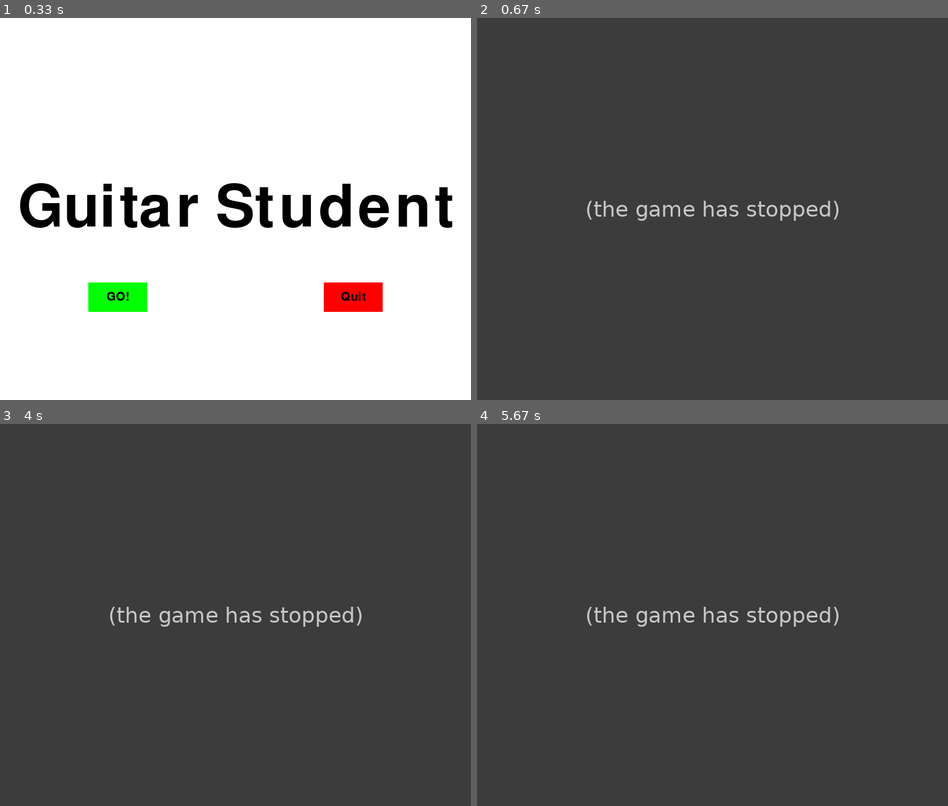
Above: before the commit, frames 1-4 (two rows, left to right).
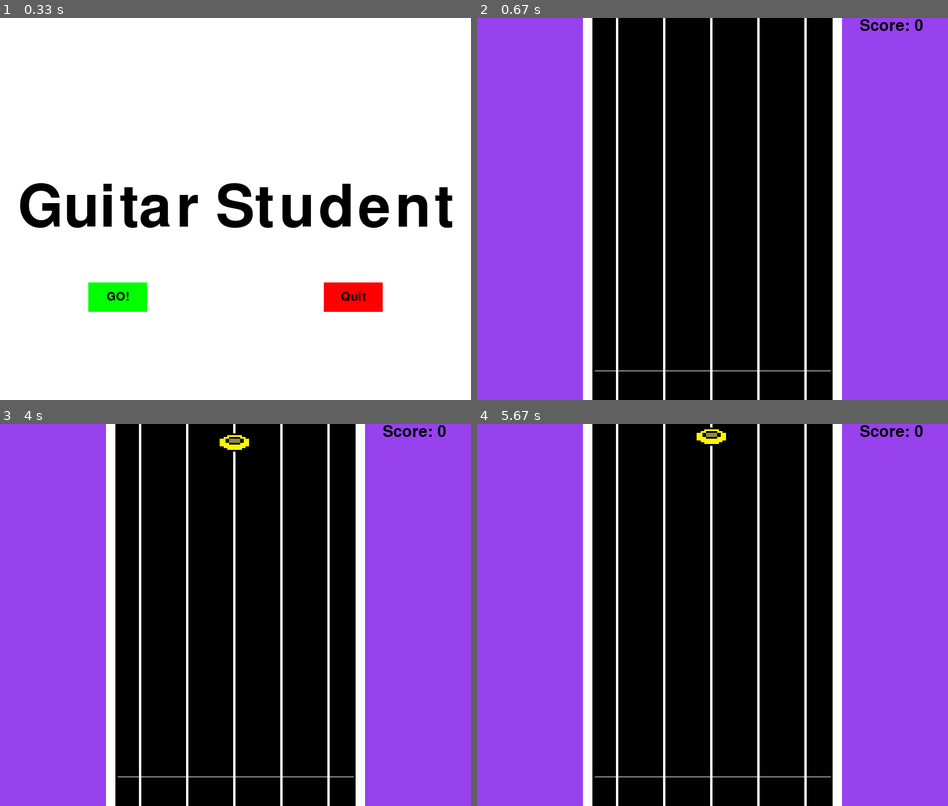
Above: after the commit, the same moments.

Repository: claraluques/projeto-dsoft
Game: pygame game, started from clara_tentando.py
Same seed, same stepped clock (60 frames per second), same inputs: the game is played once before the commit and once after it.
Inputs (mouse positions are in pixels of both pictures, inside the frame that each line leads up to):
- Up to frame 1 (0.33 s): no input
- Up to frame 2 (0.67 s): press the mouse at (594, 296) at 0.37 s; move the mouse to (674, 296) at 0.47 s; release the mouse at (759, 293) at 0.6 s
- Up to frame 3 (4 s): hold T 0.67-1.13 s; hold Up 0.67-1.13 s; move the mouse to (89, 557) at 0.7 s; hold R 1.17-1.63 s; hold Up 1.17-1.63 s; tap S at 2.67 s
- Up to frame 4 (5.67 s): hold Up 4-4.47 s; tap S at 5.23 s

Frame 1 is identical in both runs. In frame 2, 100% of the frame differs, in the area x 0-100%, y 0-100%; in frame 3, 100%; in frame 4, 100%.
Error before the commit: AttributeError: type object 'musicas' has no attribute 'audio1' (clara_tentando.py line 221); the game stopped at 0.47 s (later frames are placeholders)

Commit message:
nao lembro o que mudei... Mas agora temos som de erro no missed

Diff:
--- a/clara_tentando.py
+++ b/clara_tentando.py
@@ -9,32 +9,38 @@
     if d1 < 5:
         print('PERFECT')
         Perfect(650,100)
+#        y = random.randrange(-600,0)
         score +=3
         print("SCORE: {0}".format(score))
+
     elif d1 < 15:
         print ("VERY GOOD")
         score += 2
         print("SCORE: {0}".format(score))
+#        y =random.randrange(-600,0)
     elif d1 < 25:
         print ("GOOD")
         score += 1
         print("SCORE: {0}".format(score))
+#        y = random.randrange(-600,0)
     elif d1 < 100:
+        m.erro(pygame)
         print("MISSED")
 
+
     return (score)
 
-
-
 pygame.init()
 
 pygame.mixer.init(44100, -16,2,2048)
-
-
-#pygame.mixer.music.load('baile.mp3')
+chan1 = pygame.mixer.find_channel()
+
+chan2 = pygame.mixer.find_channel()
+
+#pygame.mixer.music.load(m.audio1())
+
 display_width = 800
 display_height = 650
-
 
 blue = (0,0,255)
 bright_blue = (0,0,200)
@@ -47,7 +53,7 @@
 bright_green = (0,200,0)
 
 gameDisplay = pygame.display.set_mode((display_width, display_height))
-pygame.display.set_caption(('Bolinha descendo!'))
+pygame.display.set_caption(('Guitar Student!'))
 clock = pygame.time.Clock()
 crashed = False
 
@@ -55,7 +61,6 @@
 
 guitarraImg = pygame.image.load('guitarra.png')
 guitarraImg = pygame.transform.scale(guitarraImg, (800,650))
-
 
 pause = False
 
@@ -67,11 +72,9 @@
 #
 #    botoes.append(botaoImg)
 
-
 PerfectImg = pygame.image.load('Perfect.sprite.png')
 PerfectImg = pygame.transform.scale(PerfectImg, (100,100))
 
-
 #bot1Img = pygame.image.load('botao1.png')
 #bot1Img = pygame.transform.scale(bot1Img, (100,100))
 #
@@ -86,9 +89,6 @@
 #
 #bot5Img = pygame.image.load('botao5.png')
 #bot5Img = pygame.transform.scale(bot5Img, (100,100))
-#
-##def bot(i, x, y):
-##    gameDisplay.blit(botoes[i], (x,y))
 #
 #def bot1(x, y1):
 #    gameDisplay.blit(bot1Img,(x,y1))
@@ -110,12 +110,15 @@
     text = font.render("Score: "+str(count), True, black)
     gameDisplay.blit(text,(650,0))
 
+
 def Perfect(x, y):
     gameDisplay.blit(PerfectImg ,(650, 200))
+
 
 def text_objects(text, font):
     textSurface = font.render(text, True, black)
     return textSurface, textSurface.get_rect()
+
 
 def button(msg,x,y,w,h,ic,ac,action):
     mouse = pygame.mouse.get_pos()
@@ -129,8 +132,6 @@
     else:
         pygame.draw.rect(gameDisplay, ic,(x,y,w,h))
 
-
-
     smallText = pygame.font.Font("freesansbold.ttf",20)
     textSurf, textRect = text_objects(msg, smallText)
     textRect.center = ( (x+(w/2)), (y+(h/2)) )
@@ -140,6 +141,7 @@
     global intro, escolha
     escolha = "Sair"
     intro = False
+
 
 def sair_jogo2():
     pygame.quit()
@@ -204,30 +206,23 @@
         clock.tick(15)
 
 
-
-
 def loop_jogo():
     global intro, escolha
     escolha = "Go"
     intro = False
 
+
 def loop_jogo2():
-
     ganhou = False
 
-#    pygame.mixer.music.play(0)
-#    pygame.mixer.music.set_volume(0.2)
-
-    m.audio1(pygame)
-
-    musica1 = m.musica1()
+    musica1 = m.musica1(pygame)
+
     listay1 = musica1[0]
     listay2 = musica1[1]
     listay3 = musica1[2]
     listay4 = musica1[3]
     listay5 = musica1[4]
 
-
     x = (190)
 
     #y1 =random.randrange(-600,0)
@@ -235,16 +230,11 @@
     #y3 =random.randrange(-600,0)
     #y4 =random.randrange(-600,0)
     #y5 =random.randrange(-600,0)
+
     y_change = 5
-
-
-
-
-
 
     #xacerto1 = display_height*0.8
     #xacerto2 = display_height
-
 
     score = 0
 
@@ -258,7 +248,6 @@
         gameDisplay.fill(purple)
         gameDisplay.blit(guitarraImg, (0, 0))
         pygame.draw.line(gameDisplay, white ,[200,600], [600,600], 1)
-
 
         Score(score)
 
@@ -268,31 +257,27 @@
             listay1[i] += y_change
         for i in range (len(listay2)):
             y2 = listay2[i]
-            bot2(x, y2)
+            t.tecla2(x, y2, gameDisplay)
             listay2[i] += y_change
         for i in range (len(listay3)):
             y3 = listay3[i]
-            bot3(x, y3)
+            t.tecla3(x, y3, gameDisplay)
             listay3[i] += y_change
         for i in range (len(listay4)):
             y4 = listay4[i]
-            bot4(x, y4)
+            t.tecla4(x, y4, gameDisplay)
             listay4[i] += y_change
         for i in range (len(listay5)):
             y5 = listay5[i]
-            bot5(x, y5)
+            t.tecla5(x, y5, gameDisplay)
             listay5[i] += y_change
-
-
 
         for event in pygame.event.get():
             if event.type == pygame.QUIT:
                 crashed = True
-
             if event.type == pygame.KEYDOWN:
                 if event.key == pygame.K_s:
                     y_change = 5
-
                 elif event.key == pygame.K_UP:
                     y_change = -5
 
@@ -311,12 +296,12 @@
                         y3 = listay3[i]
                         score = process_key(y3, score)
 
-                elif event.key == pygame.K_t:
+                elif event.key == pygame.K_r:
                     for i in range (len(listay4)):
                         y4 = listay4[i]
                         score = process_key(y4, score)
 
-                elif event.key == pygame.K_y:
+                elif event.key == pygame.K_t:
                     for i in range (len(listay5)):
                         y5 = listay5[i]
                         score = process_key(y5, score)
@@ -324,20 +309,15 @@
                     pause = True
                     paused()
 
-
             if event.type == pygame.KEYUP:
                 if event.key == pygame.K_DOWN or event.key == pygame.K_UP:
                     y_change = 0
-
-
 
     #    bot1(x, y1)
     #    bot2(x, y2)
     #    bot3(x, y3)
     #    bot4(x, y4)
     #    bot5(x, y5)
-
-
 
     #    if y1 > display_height:
     #        y1 = random.randrange(-200,0)
@@ -362,6 +342,7 @@
         pygame.display.update()
         clock.tick(60)
         frames += 1
+
 game_intro()
 pygame.quit()
 quit()
--- a/classe_musicas.py
+++ b/classe_musicas.py
@@ -1,4 +1,9 @@
 class musicas:
+    def erro(pygame):
+        sound = pygame.mixer.Sound("erro.ogg")
+        sound.set_volume(0.4)
+        sound.play(loops = 0)
+
     def musica1(pygame):
         pygame.mixer.music.load('baile.mp3')
         pygame.mixer.music.play(0)
--- a/classe_teclas.py
+++ b/classe_teclas.py
@@ -21,7 +21,8 @@
         tecla4Img = pygame.transform.scale(tecla4Img, (100,100))
         gameDisplay.blit(tecla4Img,(x+236 , y4))
 
-    def tecla5(x, y5, gameDisplay):
+    def tecla5(x, y5, gameDisplay
+    ):
         tecla5Img = pygame.image.load('botao5.png')
         tecla5Img = pygame.transform.scale(tecla5Img, (100,100))
         gameDisplay.blit(tecla5Img,(x+316 , y5))
--- a/pygame tutorial.py
+++ b/pygame tutorial.py
@@ -24,7 +24,9 @@
         print("SCORE: {0}".format(score))
 #        y = random.randrange(-600,0)
     elif d1 < 100:
+        m.erro(pygame)
         print("MISSED")
+    elif y > 550:
 
     return (score)
 
@@ -35,7 +37,6 @@
 
 display_width = 800
 display_height = 650
-
 
 blue = (0,0,255)
 bright_blue = (0,0,200)
@@ -57,7 +58,6 @@
 guitarraImg = pygame.image.load('guitarra.png')
 guitarraImg = pygame.transform.scale(guitarraImg, (800,650))
 
-
 pause = False
 
 #botoes = []
@@ -68,10 +68,8 @@
 #
 #    botoes.append(botaoImg)
 
-
 PerfectImg = pygame.image.load('Perfect.sprite.png')
 PerfectImg = pygame.transform.scale(PerfectImg, (100,100))
-
 
 #bot1Img = pygame.image.load('botao1.png')
 #bot1Img = pygame.transform.scale(bot1Img, (100,100))
@@ -108,12 +106,15 @@
     text = font.render("Score: "+str(count), True, black)
     gameDisplay.blit(text,(650,0))
 
+
 def Perfect(x, y):
     gameDisplay.blit(PerfectImg ,(650, 200))
+
 
 def text_objects(text, font):
     textSurface = font.render(text, True, black)
     return textSurface, textSurface.get_rect()
+
 
 def button(msg,x,y,w,h,ic,ac,action):
     mouse = pygame.mouse.get_pos()
@@ -127,8 +128,6 @@
     else:
         pygame.draw.rect(gameDisplay, ic,(x,y,w,h))
 
-
-
     smallText = pygame.font.Font("freesansbold.ttf",20)
     textSurf, textRect = text_objects(msg, smallText)
     textRect.center = ( (x+(w/2)), (y+(h/2)) )
@@ -138,6 +137,7 @@
     global intro, escolha
     escolha = "Sair"
     intro = False
+
 
 def sair_jogo2():
     pygame.quit()
@@ -202,21 +202,15 @@
         clock.tick(15)
 
 
-
-
 def loop_jogo():
     global intro, escolha
     escolha = "Go"
     intro = False
 
+
 def loop_jogo2():
-
     ganhou = False
 
-#    pygame.mixer.music.play(0)
-#    pygame.mixer.music.set_volume(0.3)
-#
-#    m.audio1(pygame)
     musica1 = m.musica1(pygame)
     listay1 = musica1[0]
     listay2 = musica1[1]
@@ -224,7 +218,6 @@
     listay4 = musica1[3]
     listay5 = musica1[4]
 
-
     x = (190)
 
     #y1 =random.randrange(-600,0)
@@ -232,16 +225,11 @@
     #y3 =random.randrange(-600,0)
     #y4 =random.randrange(-600,0)
     #y5 =random.randrange(-600,0)
+
     y_change = 5
-
-
-
-
-
 
     #xacerto1 = display_height*0.8
     #xacerto2 = display_height
-
 
     score = 0
 
@@ -255,7 +243,6 @@
         gameDisplay.fill(purple)
         gameDisplay.blit(guitarraImg, (0, 0))
         pygame.draw.line(gameDisplay, white ,[200,600], [600,600], 1)
-
 
         Score(score)
 
@@ -280,16 +267,12 @@
             t.tecla5(x, y5, gameDisplay)
             listay5[i] += y_change
 
-
-
         for event in pygame.event.get():
             if event.type == pygame.QUIT:
                 crashed = True
-
             if event.type == pygame.KEYDOWN:
                 if event.key == pygame.K_s:
                     y_change = 5
-
                 elif event.key == pygame.K_UP:
                     y_change = -5
 
@@ -308,12 +291,12 @@
                         y3 = listay3[i]
                         score = process_key(y3, score)
 
-                elif event.key == pygame.K_t:
+                elif event.key == pygame.K_r:
                     for i in range (len(listay4)):
                         y4 = listay4[i]
                         score = process_key(y4, score)
 
-                elif event.key == pygame.K_y:
+                elif event.key == pygame.K_t:
                     for i in range (len(listay5)):
                         y5 = listay5[i]
                         score = process_key(y5, score)
@@ -321,19 +304,15 @@
                     pause = True
                     paused()
 
-
             if event.type == pygame.KEYUP:
                 if event.key == pygame.K_DOWN or event.key == pygame.K_UP:
                     y_change = 0
-
 
     #    bot1(x, y1)
     #    bot2(x, y2)
     #    bot3(x, y3)
     #    bot4(x, y4)
     #    bot5(x, y5)
-
-
 
     #    if y1 > display_height:
     #        y1 = random.randrange(-200,0)
@@ -358,6 +337,7 @@
         pygame.display.update()
         clock.tick(60)
         frames += 1
+
 game_intro()
 pygame.quit()
 quit()
